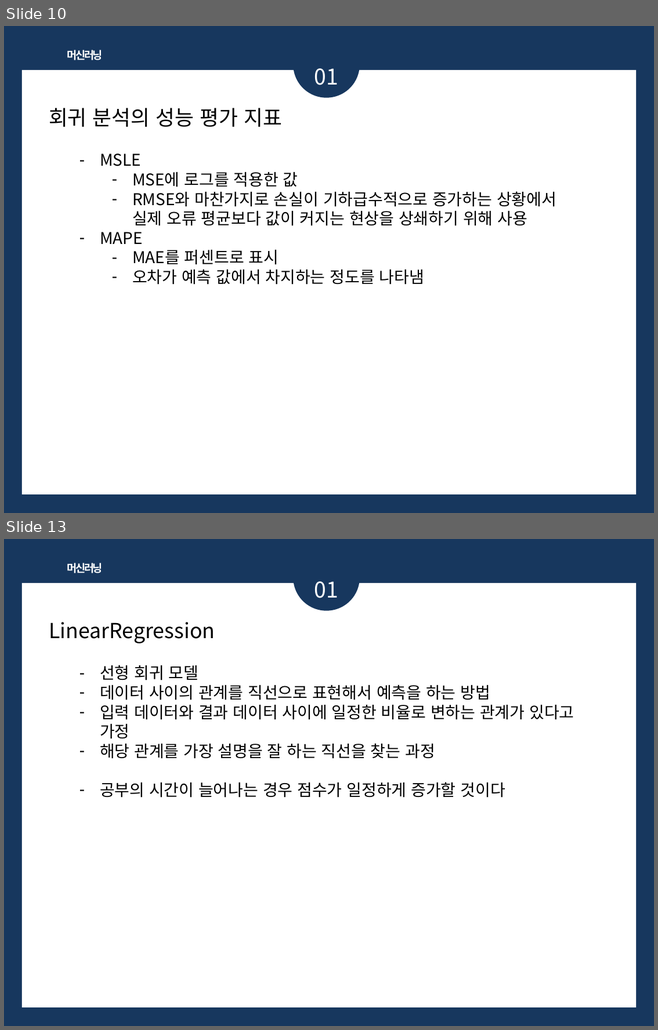
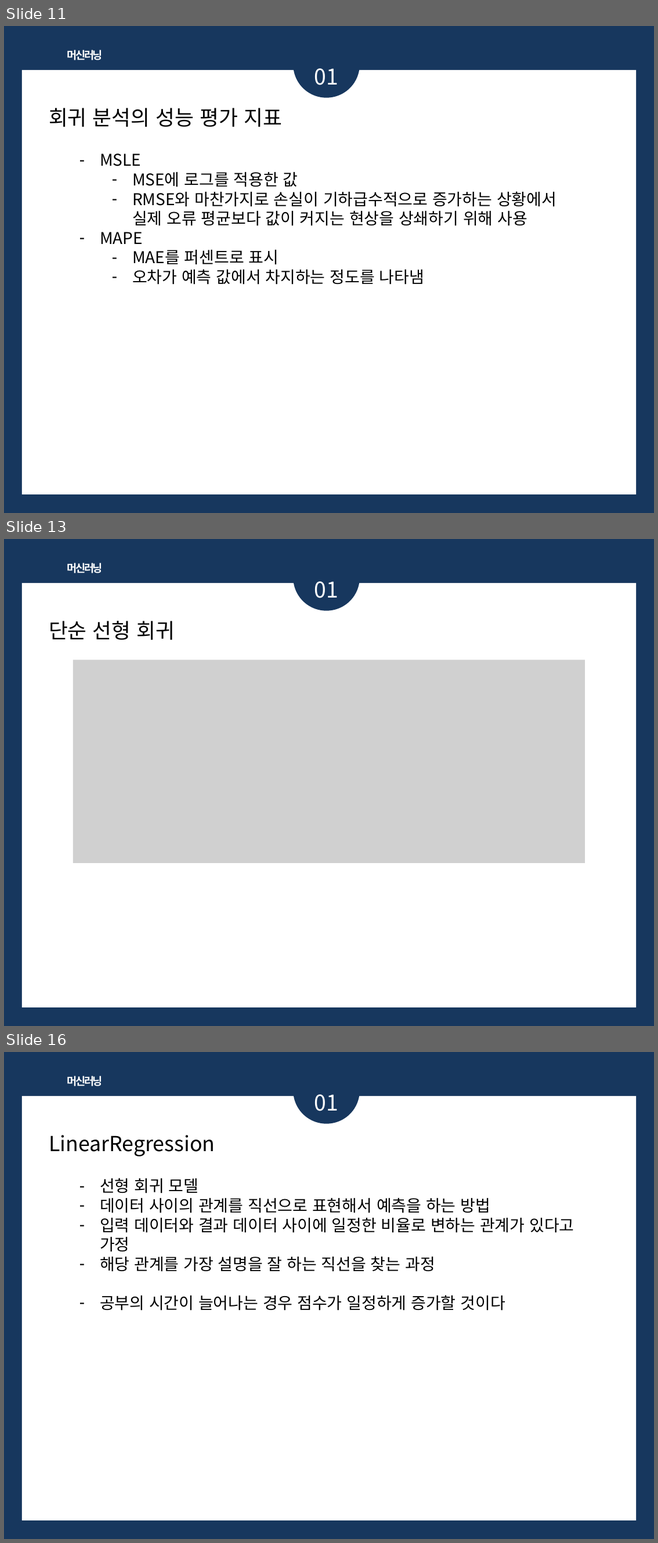
Before and after one commit to bsmoon-86/multicam_2025, a slide deck: PPT/머신러닝.pptx. Shown one above the other, each under a label of ours: slides 10 and 13 before the commit, slides 11, 13 and 16 after it; the slides between them are not shown. The pictures are 658x1030 and 658x1543 pixels, drawn with LibreOffice and Linux fonts; fonts in the diff are those of the drawing; grey boxes stand for pictures. Boxes give left, top, right and bottom in pixels: in the first picture for what was removed or moved away, otherwise in the second. Text is boxed around its words. In the diff, an @@ line names an element or a change of style, - is before the commit and + after.

```diff
--- a/PPT/머신러닝.pptx
+++ b/PPT/머신러닝.pptx
@@ slide 13 added at box(4, 539, 654, 1026), background #17375E; not listed: 1 template element that a slide beside it also shows @@
@@ ellipse added at box(293, 544, 360, 610), fill #17375E @@
@@ text added at box(67, 563, 103, 573), 12 pt, text #FFFFFF, bold @@
+머신러닝
@@ text added at box(314, 581, 338, 598), 24 pt, text #FFFFFF @@
+01
@@ text added at box(49, 621, 175, 640), 23 pt, text #000000 @@
+단순 선형 회귀
@@ picture added at box(73, 660, 584, 863) @@
@@ picture added at box(244, 752, 408, 806) @@
@@ what was slide 10 is now slide 11 @@
@@ what was slide 13 is now slide 16 @@
```
Also in this commit, not shown: 6 slides changed, 3 other slides added, 10 other files.
